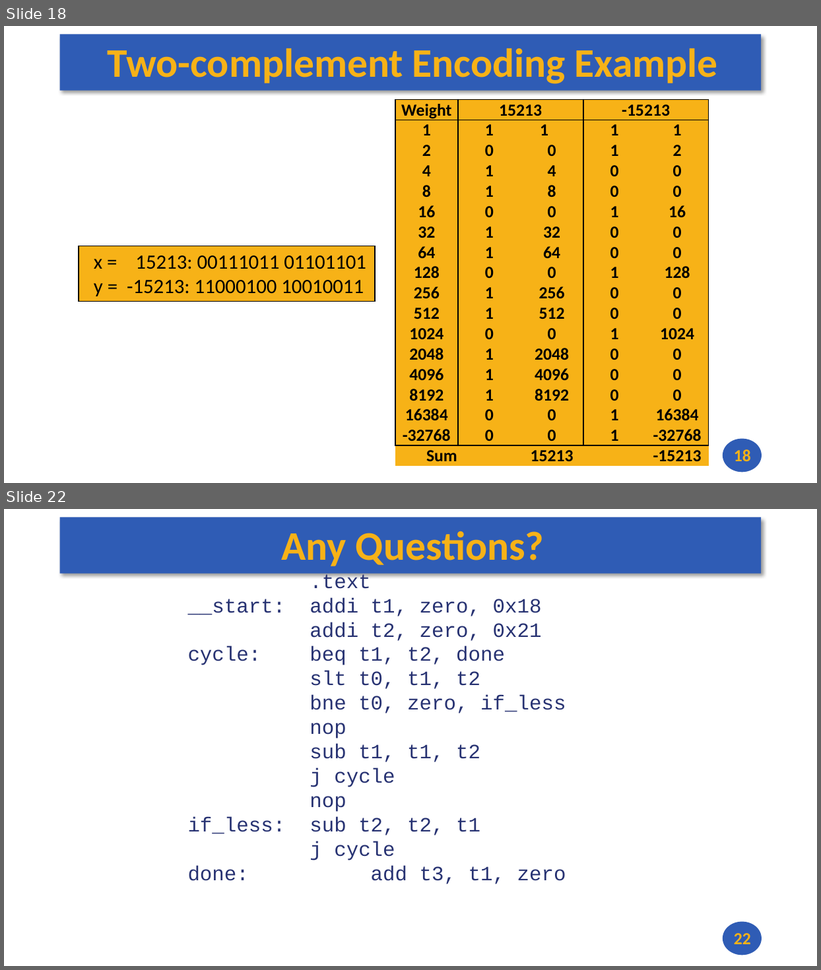
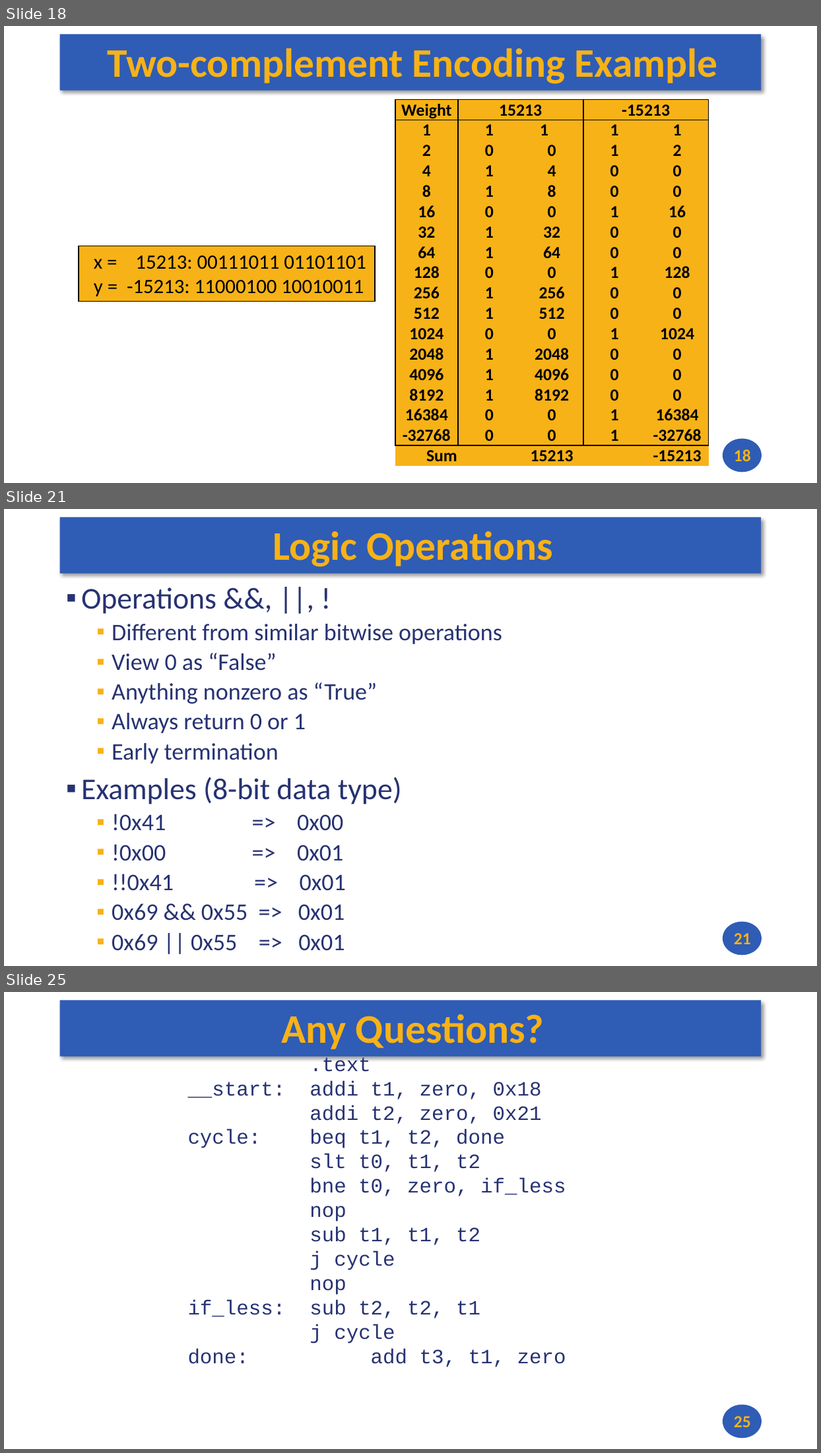
Before and after one commit to andrewt0301/hse-acos-course, a slide deck: docs/part1ca/02_DataTypes/CA_Lecture_02.pptx. Shown one above the other, each under a label of ours: slides 18 and 22 before the commit, slides 18, 21 and 25 after it; the slides between them are not shown. The pictures are 821x970 and 821x1453 pixels, drawn with LibreOffice and Linux fonts; fonts in the diff are those of the drawing. Boxes give left, top, right and bottom in pixels: in the first picture for what was removed or moved away, otherwise in the second. Text is boxed around its words. In the diff, an @@ line names an element or a change of style, - is before the commit and + after.

```diff
--- a/docs/part1ca/02_DataTypes/CA_Lecture_02.pptx
+++ b/docs/part1ca/02_DataTypes/CA_Lecture_02.pptx
@@ slide 21 added at [4, 509, 817, 966], background #FFFFFF; not listed: 2 template elements that a slide beside it also shows @@
@@ title added at [273, 531, 553, 567], 48 pt, text #F7B217, bold @@
+Logic Operations
@@ text added at [81, 588, 502, 951], 28.1 pt, text #273272 @@
+  ▪ Operations &&, ||, !
+  ▪ Different from similar bitwise operations
+  ▪ View 0 as “False”
+  ▪ Anything nonzero as “True”
+  ▪ Always return 0 or 1
+  ▪ Early termination
+▪ Examples (8-bit data type)
+  ▪ !0x41 => 0x00
+  ▪ !0x00 => 0x01
+  ▪ !!0x41 => 0x01
+  ▪ 0x69 && 0x55 => 0x01
+  ▪ 0x69 || 0x55 => 0x01
@@ page number added at [734, 933, 751, 945], 20 pt, text #F7B217, bold @@
+21
@@ what was slide 22 is now slide 25 @@
@@ page number at [734, 1416, 751, 1428]: text changed @@
-22
+25
```
Also in this commit, not shown: 4 slides changed, 3 other slides added, 1 slide removed, 1 other file.
